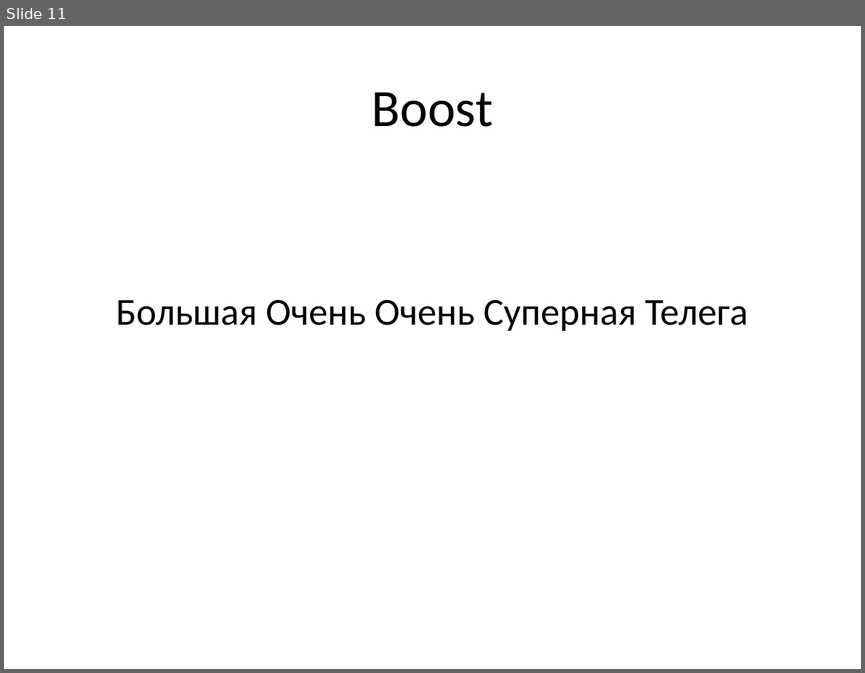
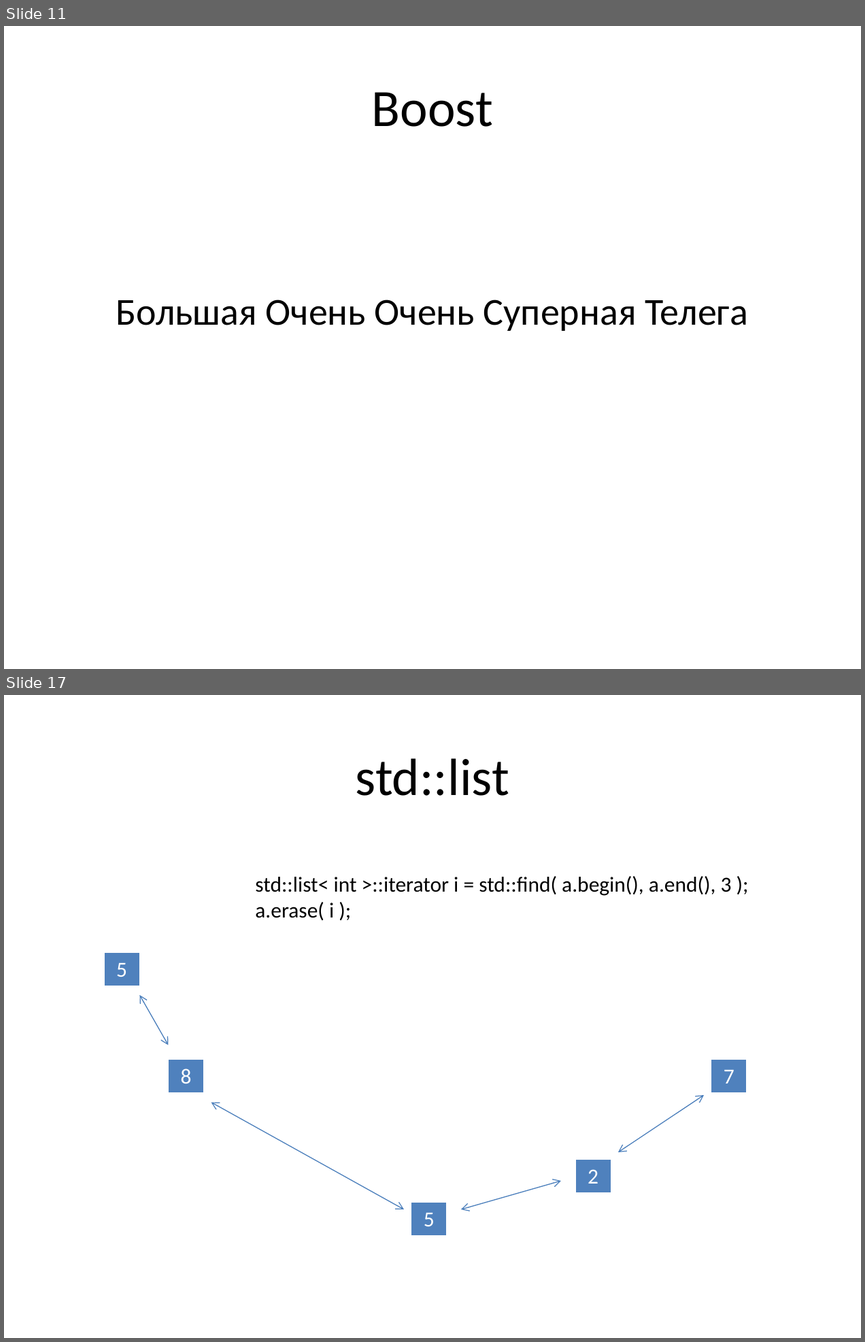
Before and after one commit to tscherkas/cpp_craft_1013, a slide deck: lections/cpp_craft_lec_2_pre.pptx. Shown one above the other, each under a label of ours: slide 11 before the commit, slides 11 and 17 after it; the slides between them are not shown. The pictures are 865x673 and 865x1342 pixels, drawn with LibreOffice and Linux fonts; fonts in the diff are those of the drawing. Boxes give left, top, right and bottom in pixels: in the first picture for what was removed or moved away, otherwise in the second. Text is boxed around its words. In the diff, an @@ line names an element or a change of style, - is before the commit and + after.

```diff
--- a/lections/cpp_craft_lec_2_pre.pptx
+++ b/lections/cpp_craft_lec_2_pre.pptx
@@ slide 17 added at (x1=4, y1=695, x2=861, y2=1338), background #FFFFFF @@
@@ title added at (x1=356, y1=758, x2=509, y2=796), 44 pt, text #000000 @@
+std::list
@@ text added at (x1=255, y1=876, x2=732, y2=920), 18 pt, text #000000 @@
+std::list< int >::iterator i = std::find( a.begin(), a.end(), 3 );
+a.erase( i );
@@ table added at (x1=104, y1=952, x2=140, y2=987), 1 rows, 1 columns @@
+5
@@ double arrow added from (139, 995) to (169, 1045), #4B7EBC 0.75 pt @@
@@ table added at (x1=169, y1=1059, x2=205, y2=1094), 1 rows, 1 columns @@
+8
@@ table added at (x1=711, y1=1059, x2=747, y2=1094), 1 rows, 1 columns @@
+7
@@ double arrow added from (211, 1102) to (404, 1209), #4B7EBC 0.75 pt @@
@@ double arrow added from (618, 1152) to (704, 1095), #4B7EBC 0.75 pt @@
@@ table added at (x1=575, y1=1159, x2=611, y2=1195), 1 rows, 1 columns @@
+2
@@ double arrow added from (461, 1209) to (561, 1181), #4B7EBC 0.75 pt @@
@@ table added at (x1=411, y1=1202, x2=447, y2=1238), 1 rows, 1 columns @@
+5
```
Also in this commit, not shown: 17 other slides added, 1 slide removed, 1 other file.
